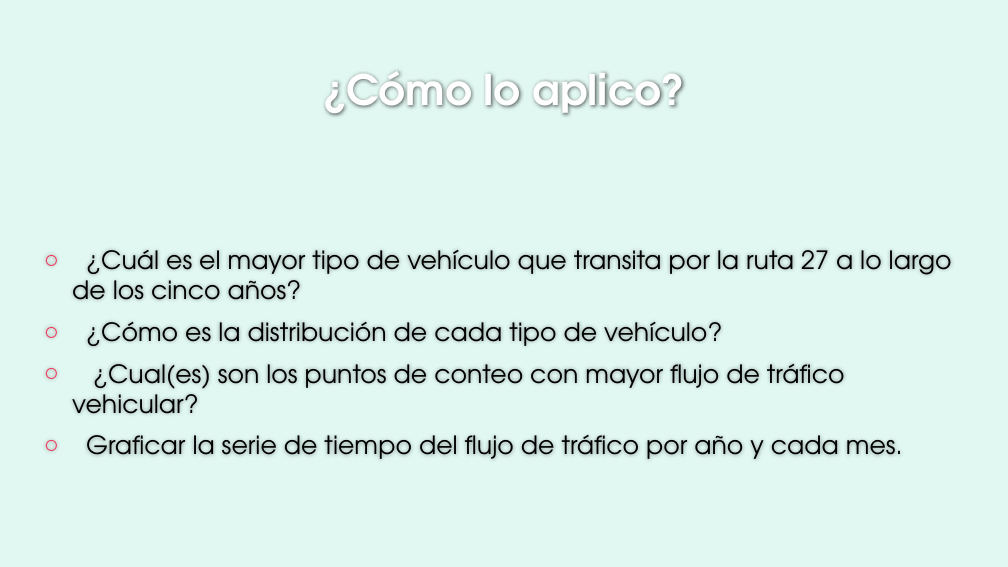
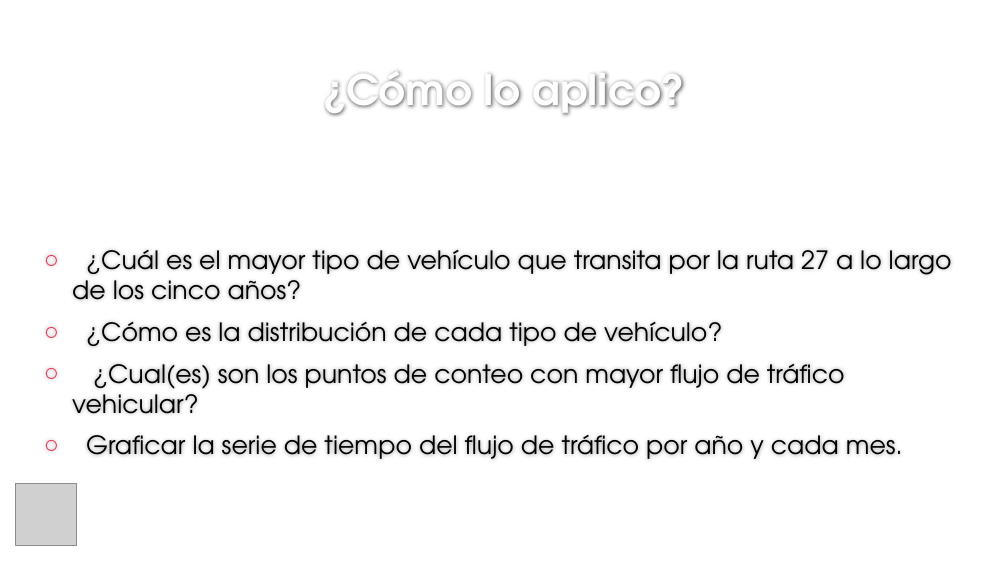
Before and after one commit to mcag2099/Taller_IEEE_Siendo_Creativos_R, a slide deck: slide 13 of Ppt_rmarkdown_shiny.pptx (slide 11 before the commit). Drawn at 1008x567 pixels with LibreOffice and Linux fonts; fonts in the diff are those of the drawing; grey boxes stand for pictures; background and template pictures are left out. Boxes give left, top, right and bottom in pixels: in the first picture for what was removed or moved away, otherwise in the second. Text is boxed around its words. In the diff, an @@ line names an element or a change of style, - is before the commit and + after.

```diff
--- a/Ppt_rmarkdown_shiny.pptx
+++ b/Ppt_rmarkdown_shiny.pptx
@@ background #E1F7F1 to #FFFFFF @@
@@ picture added at box(15, 483, 76, 545) @@
```
Also in this commit, not shown: 11 other slides changed, 3 slides added, 1 slide removed, 6 other files.
